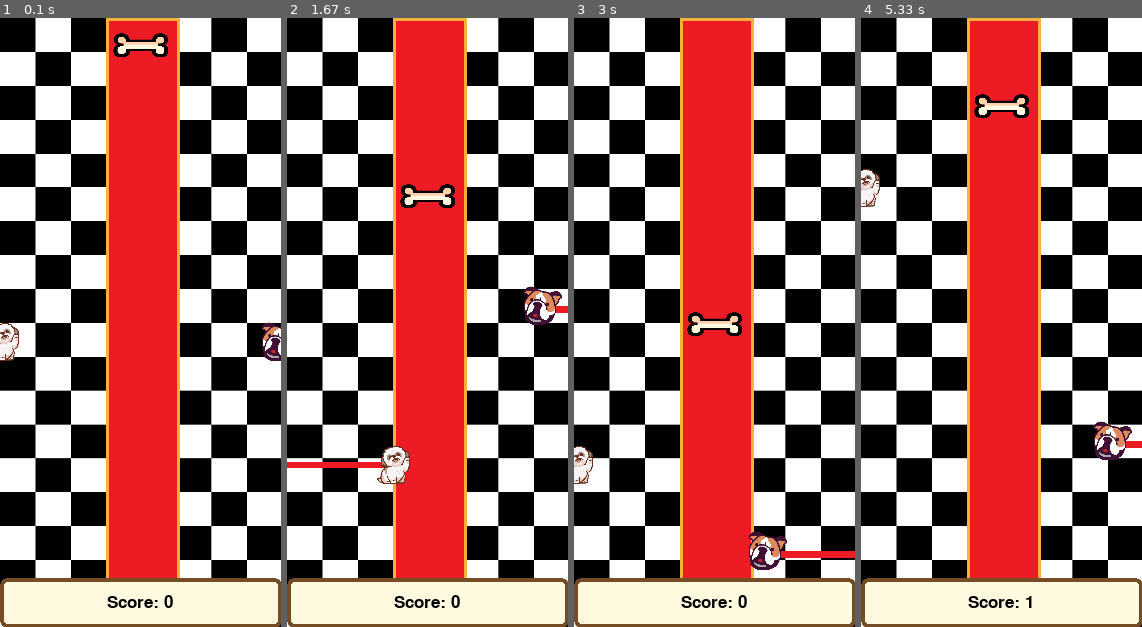
Above: before the commit, frames 1-4 (left to right).
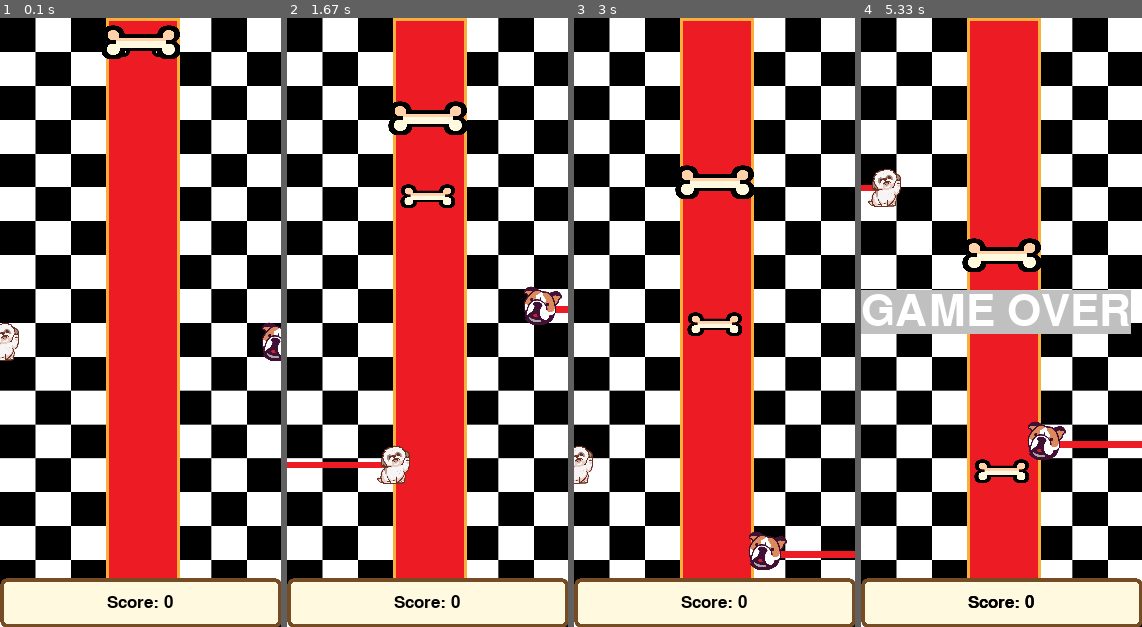
Above: after the commit, the same moments.

Repository: mokshablr/Dog-Game-PyGame
Game: pygame game, started from main.py
Two runs of this game, one before a commit and one after it. Both use one fixed random seed, a clock stepped at 60 frames per second and the inputs below.
Inputs (mouse positions are in pixels of both pictures, inside the frame that each line leads up to):
- Up to frame 1 (0.1 s): no input
- Up to frame 2 (1.67 s): click (517, 304) at 0.38 s; click (340, 462) at 1.22 s
- Up to frame 3 (3 s): click (821, 553) at 2.38 s
- Up to frame 4 (5.33 s): click (894, 188) at 3.22 s; click (1099, 438) at 4.12 s

The runs differ from the first frame. In frame 1, 0.9% of the frame differs, in the area x 36-65%, y 1-7%; in frame 2, 1.1%; in frame 3, 1.1%; in frame 4, 10%, in the area x 0-97%, y 12-97%.

Commit message:
Added GameOver screen and logic

Diff:
--- a/main.py
+++ b/main.py
@@ -80,6 +80,25 @@
     distance = math.sqrt(math.pow((x2_cm - x1_cm), 2) + math.pow((y2_cm - y1_cm), 2))
     return distance < ((object1.width + object2.width) / 2)
 
+def gameover_screen():
+    scoreboard()
+    font = pg.font.SysFont("freesansbold", 64)
+    gameover_sprint = font.render("GAME OVER", True, (255, 255, 255))
+    temp_surface = pg.Surface(gameover_sprint.get_size())
+    temp_surface.fill((192, 192, 192))
+    temp_surface.blit(gameover_sprint, (0, 0))
+    window.blit(temp_surface, (WIDTH / 2 - 140, HEIGHT / 2 - 32))
+    pg.display.update()
+
+    time.sleep(5.0)
+    mixer.quit()
+
+def gameover():
+    global running
+    gameover_screen()
+    print('Game Over!')
+    running = False
+
 
 #initializing the game
 def init_game():
@@ -104,7 +123,7 @@
     big_bone_x= (WIDTH / 2) - (big_bone_width / 2)
     big_bone_y= 0
     big_bone_dx= 1.0
-    big_bone_dy= 0.2
+    big_bone_dy= 0.1
     big_bone_relaxation_time= 100
     big_bone=Bone(big_bone_img, big_bone_width, big_bone_height, big_bone_x, big_bone_y, big_bone_dx, big_bone_dy,big_bone_relaxation_time)
 
@@ -146,7 +165,9 @@
     window.blit(background,(0,0))
     window.blit(score_widget,(0,HEIGHT-score_widget.get_height()))
     small_bone.y += small_bone.dy
+    big_bone.y += big_bone.dy
     small_bone.draw()
+    big_bone.draw()
     small_dog.draw()
     big_dog.draw()
     scoreboard()
@@ -189,10 +210,20 @@
         big_dog.x += big_dog.dxb
 
     #Dog vs Bone check
-    dog_eat_bone = collision_check(small_dog, small_bone) or collision_check(small_bone, big_dog)
-    if dog_eat_bone:
+    small_dog_eat_bone = collision_check(small_dog, small_bone)
+    big_dog_eat_bone = collision_check(big_bone, big_dog)
+    big_dog_hurt = collision_check(big_dog, small_bone)
+    small_dog_hurt = collision_check(small_dog, big_bone)
+
+    if small_dog_eat_bone:
         score += 1
         small_bone.y= 0
         scoreboard()
+    elif big_dog_eat_bone:
+        score += 1
+        big_bone.y= 0
+        scoreboard()
+    elif big_dog_hurt:
+        gameover()
 
     pg.display.update()
